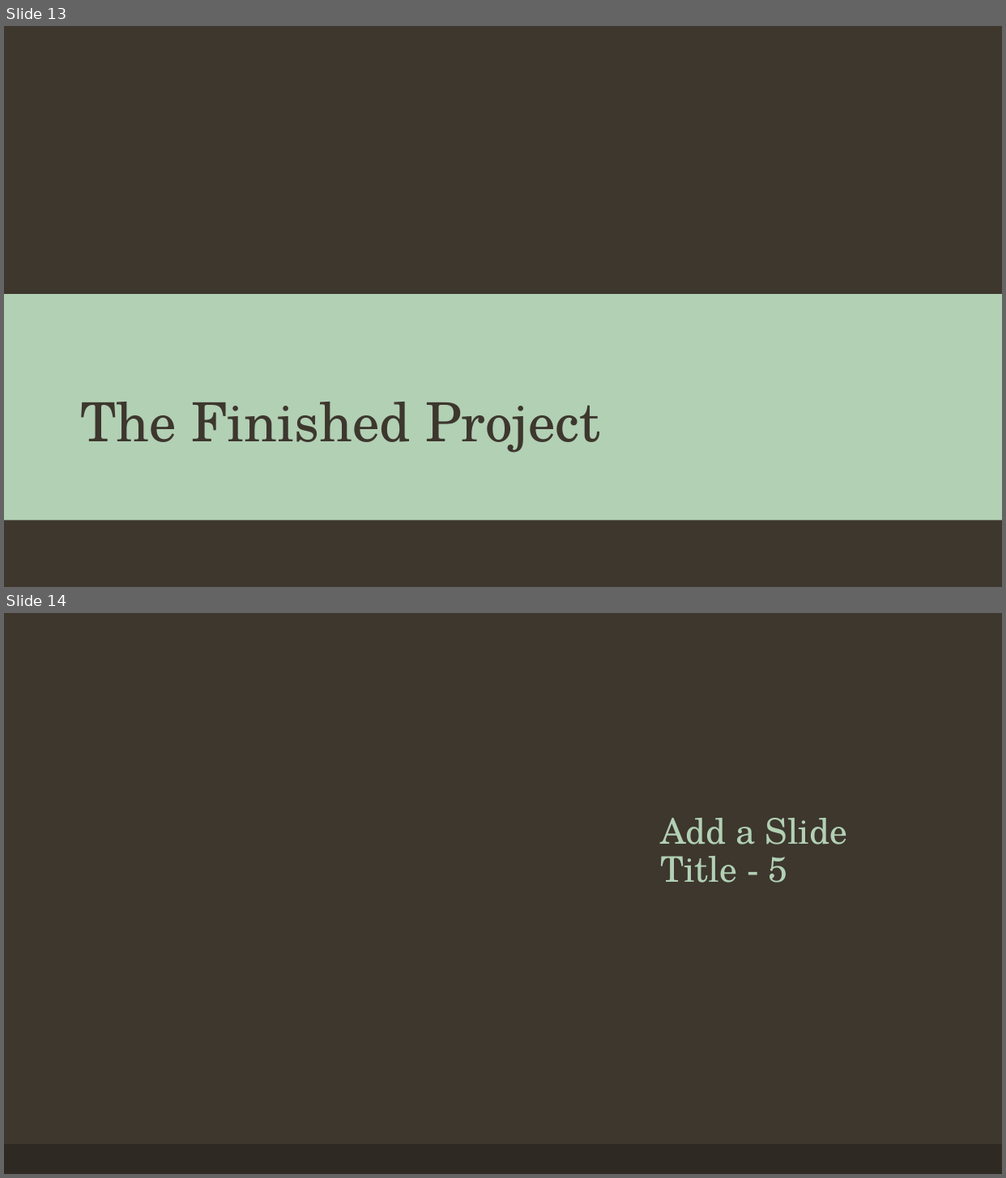
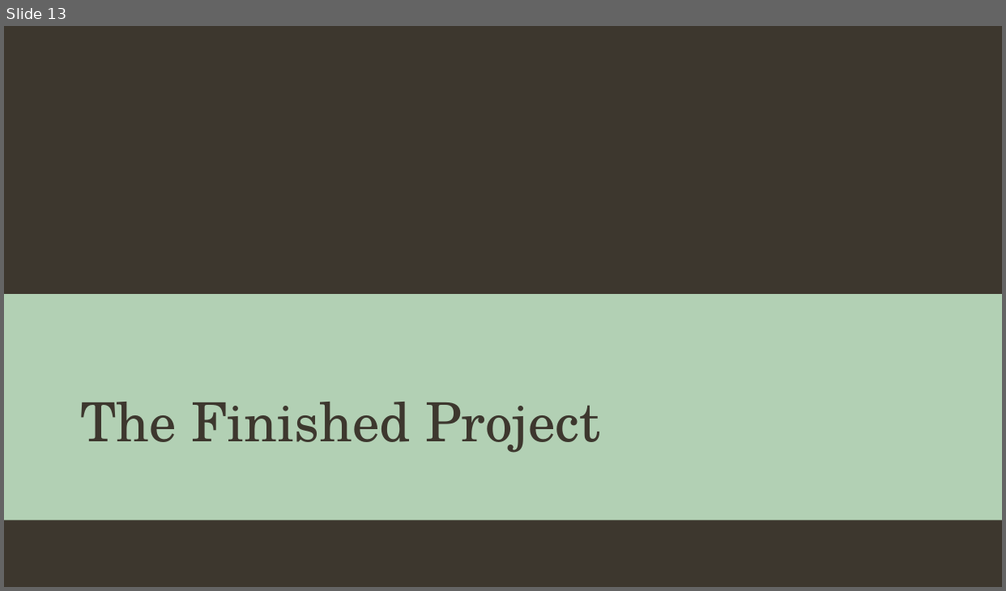
Before and after one commit to hannahdoby/project-3, a slide deck: YelpForTravelHelp.pptx. Shown one above the other, each under a label of ours: slides 13 and 14 before the commit, slide 13 after it. The pictures are 1006x1178 and 1006x591 pixels, drawn with LibreOffice and Linux fonts; fonts in the diff are those of the drawing; background and template pictures are left out. Boxes give left, top, right and bottom in pixels: in the first picture for what was removed or moved away, otherwise in the second. Text is boxed around its words. In the diff, an @@ line names an element or a change of style, - is before the commit and + after.

```diff
--- a/YelpForTravelHelp.pptx
+++ b/YelpForTravelHelp.pptx
@@ slide 14 removed at [4, 613, 1002, 1174], background #3D372E @@
@@ title removed at [660, 818, 848, 883] @@
-Add a Slide Title - 5
@@ rectangle removed at [4, 1144, 1002, 1174] @@
```
Also in this commit, not shown: 4 slides changed, 5 slides added, 4 other slides removed.
